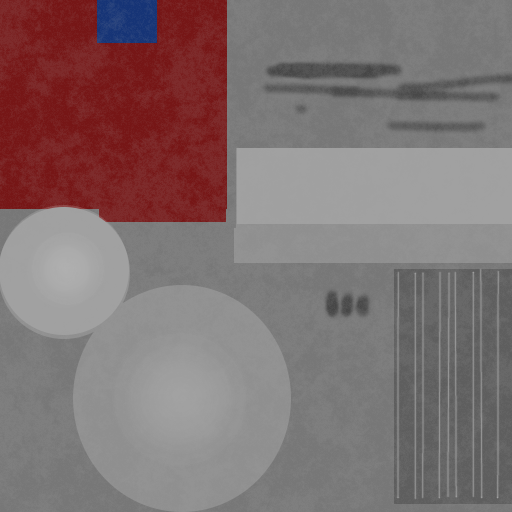
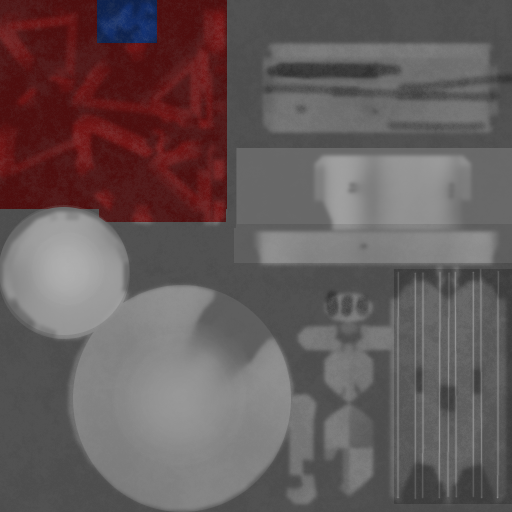
The second 512 × 512 image is a revision of the first. Changes to its layers:
added layer "Warstwa #2" (multiply, 35%) above "Warstwa #1" over (x1=0, y1=0, x2=512, y2=512)
